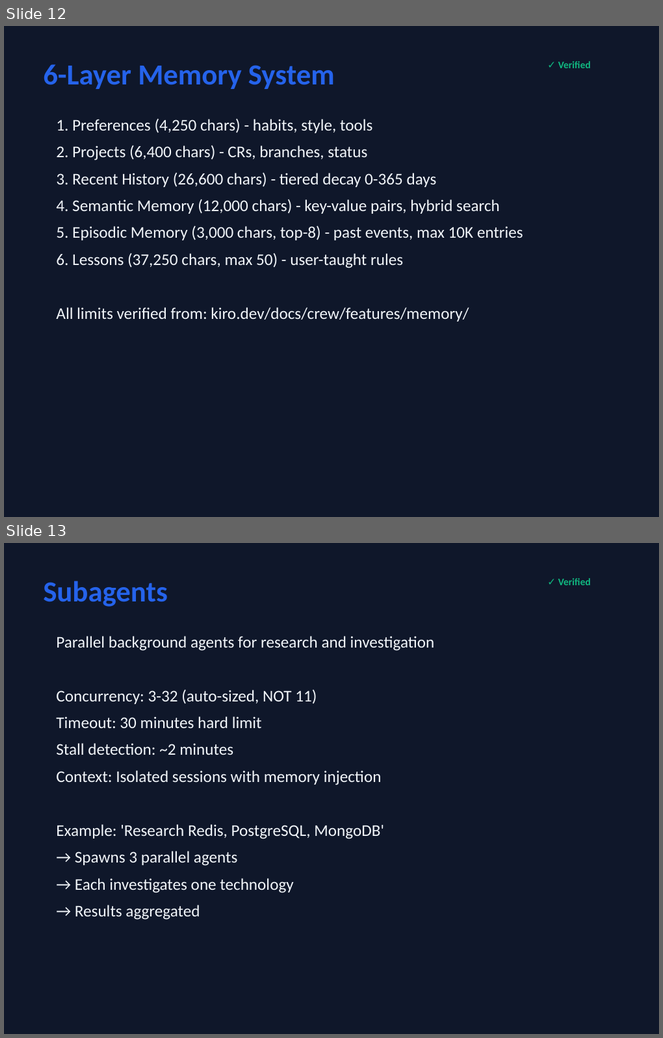
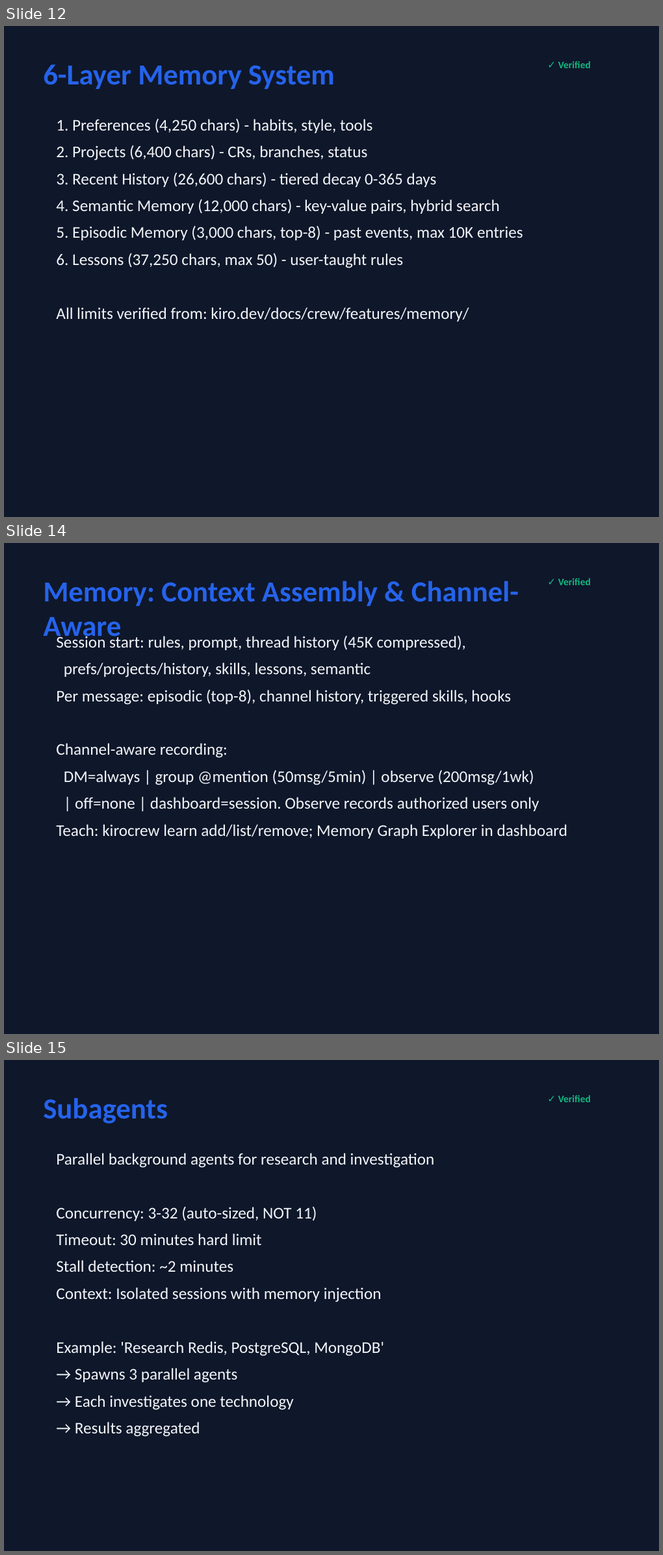
Before and after one commit to timwukp/Kiro-Crew-Training, a slide deck: kiro-crew-training.pptx. Shown one above the other, each under a label of ours: slides 12 and 13 before the commit, slides 12, 14 and 15 after it; the slides between them are not shown. The pictures are 663x1038 and 663x1555 pixels, drawn with LibreOffice and Linux fonts; fonts in the diff are those of the drawing. Boxes give left, top, right and bottom in pixels: in the first picture for what was removed or moved away, otherwise in the second. Text is boxed around its words. In the diff, an @@ line names an element or a change of style, - is before the commit and + after.

Commit message:
Deepen Memory section: consolidation paths, conflict-resolution priority, context assembly, channel-aware memory, teaching/dashboard management (per docs/crew/features/memory); pptx 40->42 slides

```diff
--- a/kiro-crew-training.pptx
+++ b/kiro-crew-training.pptx
@@ slide 14 added at bbox=[4, 543, 659, 1034], background #0F172A @@
@@ text added at bbox=[43, 581, 519, 644], 32 pt, text #2563EB, bold @@
+Memory: Context Assembly & Channel-Aware
@@ text added at bbox=[558, 578, 591, 585], 11 pt, text #10B981, bold @@
+✓ Verified
@@ text added at bbox=[56, 634, 568, 839], 18 pt, text #F1F5F9 @@
+Session start: rules, prompt, thread history (45K compressed),
+prefs/projects/history, skills, lessons, semantic
+Per message: episodic (top-8), channel history, triggered skills, hooks
+Channel-aware recording:
+DM=always | group @mention (50msg/5min) | observe (200msg/1wk)
+| off=none | dashboard=session. Observe records authorized users only
+Teach: kirocrew learn add/list/remove; Memory Graph Explorer in dashboard
@@ what was slide 13 is now slide 15 @@
```
Also in this commit, not shown: 1 other slide added, 2 other files.
